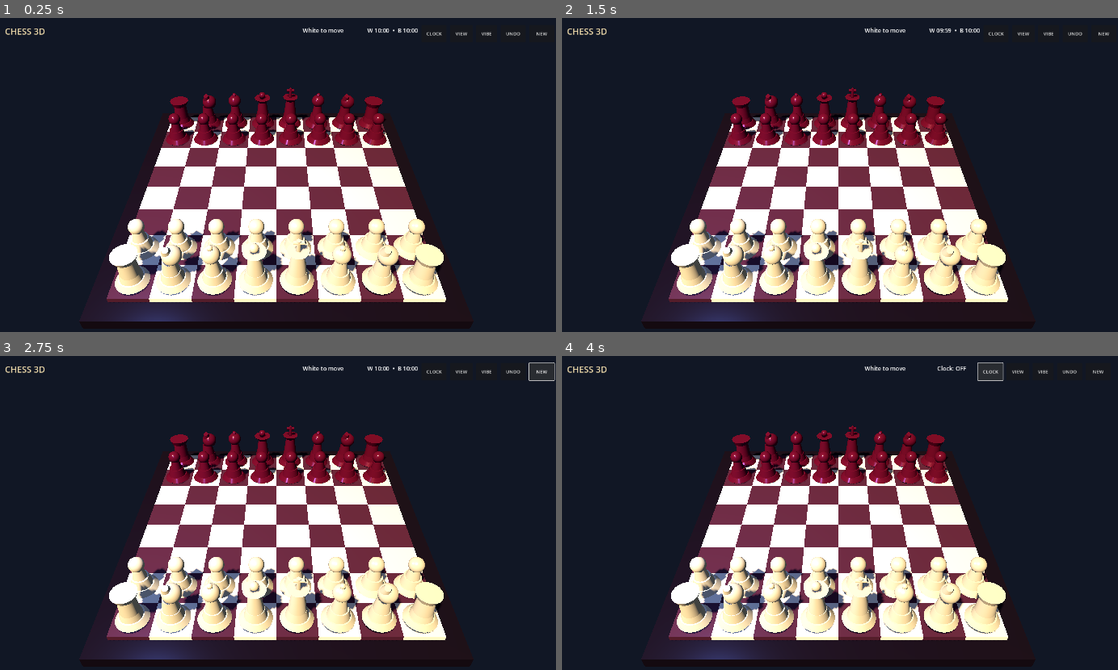
Above: before the commit, frames 1-4 (two rows, left to right).
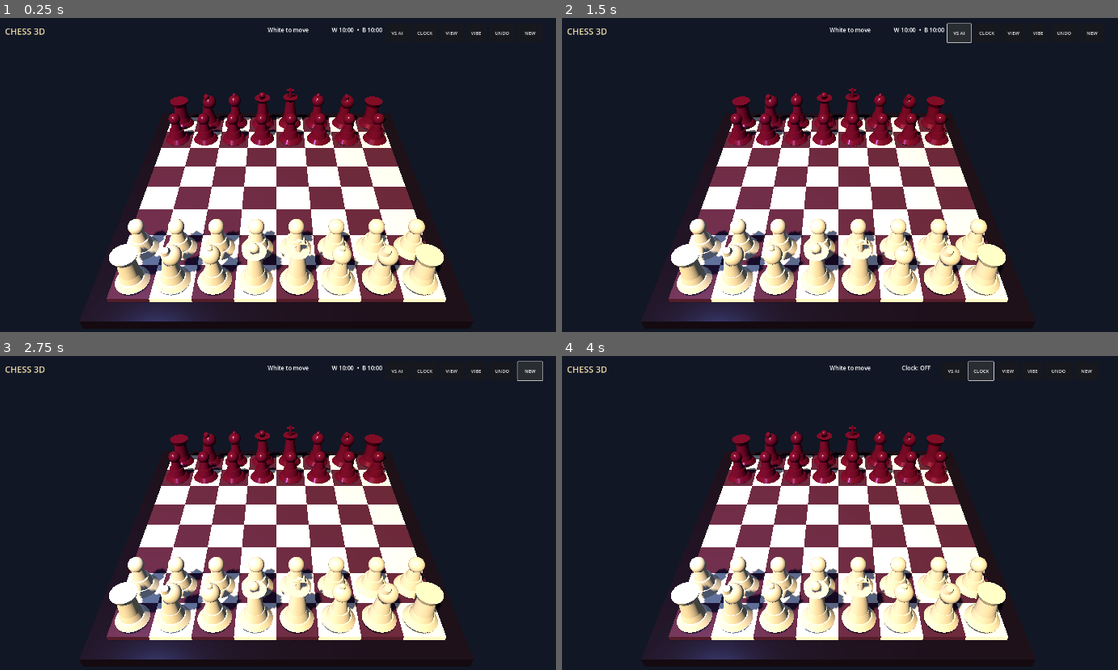
Above: after the commit, the same moments.

Repository: redxbox/chess-3d
Game: Godot game, scene res://src/main/main.tscn
Same seed, same stepped clock (60 frames per second), same inputs: the game is played once before the commit and once after it.
Inputs (mouse positions are in pixels of both pictures, inside the frame that each line leads up to):
- Up to frame 1 (0.25 s): no input
- Up to frame 2 (1.5 s): click (956, 33) at 0.5 s, where only the run after the commit has a clickable "VS AI"; click (956, 33) at 1.25 s, where only the run after the commit has a clickable "LOCAL"
- Up to frame 3 (2.75 s): click "NEW" at 2 s
- Up to frame 4 (4 s): click "NEW" at 2.75 s; click "CLOCK" at 3.5 s

The runs differ from the first frame. In frame 1, 0.4% of the frame differs, in the area x 48-99%, y 2-6%; in frame 2, 0.5%; in frame 3, 0.5%, in the area x 48-100%, y 1-8%; in frame 4, 0.5%.

Commit message:
Complete local touch mode and safe-area layout
Co-authored-by: arena-agent <297053741+arena-agent@users.noreply.github.com>

Diff:
--- a/src/main/main.gd
+++ b/src/main/main.gd
@@ -26,6 +26,8 @@
 var haptics_enabled := true
 var _status_label: Label
 var _clock_label: Label
+var _top_panel: HBoxContainer
+var _mode_button: Button
 var clock_enabled := true
 var white_time := 600.0
 var black_time := 600.0
@@ -44,6 +46,8 @@
 		game.reset()
 	_create_pieces()
 	_create_ui()
+	get_viewport().size_changed.connect(_apply_safe_area)
+	_apply_safe_area()
 	_update_status()
 
 
@@ -188,14 +192,11 @@
 
 
 func _create_ui() -> void:
-	var panel := HBoxContainer.new()
-	panel.add_theme_constant_override("separation", 12)
+	_top_panel = HBoxContainer.new()
+	var panel := _top_panel
+	panel.add_theme_constant_override("separation", 10)
 	$UI.add_child(panel)
 	panel.set_anchors_preset(Control.PRESET_TOP_RIGHT)
-	panel.offset_left = -870.0
-	panel.offset_top = 24.0
-	panel.offset_right = -20.0
-	panel.offset_bottom = 84.0
 
 	_status_label = Label.new()
 	_status_label.custom_minimum_size = Vector2(210, 50)
@@ -207,6 +208,12 @@
 	_clock_label.horizontal_alignment = HORIZONTAL_ALIGNMENT_CENTER
 	_clock_label.add_theme_font_size_override("font_size", 20)
 	panel.add_child(_clock_label)
+
+	_mode_button = Button.new()
+	_mode_button.text = "VS AI" if play_vs_ai else "LOCAL"
+	_mode_button.custom_minimum_size = Vector2(82, 48)
+	_mode_button.pressed.connect(_toggle_game_mode)
+	panel.add_child(_mode_button)
 
 	var clock_button := Button.new()
 	clock_button.text = "CLOCK"
@@ -308,6 +315,8 @@
 		ai_thinking = true
 		_update_status()
 		get_tree().create_timer(0.45).timeout.connect(_play_ai_move)
+	elif not play_vs_ai and game.result == "":
+		_flip_camera_for_local_turn()
 
 
 func _play_ai_move() -> void:
@@ -392,6 +401,28 @@
 func _format_time(seconds: float) -> String:
 	var total := maxi(0, ceili(seconds))
 	return "%02d:%02d" % [total / 60, total % 60]
+
+
+func _apply_safe_area() -> void:
+	if not is_instance_valid(_top_panel):
+		return
+	var window_size := Vector2(DisplayServer.window_get_size())
+	var viewport_size := get_viewport().get_visible_rect().size
+	var safe := DisplayServer.get_display_safe_area()
+	var scale_x := viewport_size.x / maxf(window_size.x, 1.0)
+	var scale_y := viewport_size.y / maxf(window_size.y, 1.0)
+	var right_inset := maxf(20.0, (window_size.x - safe.end.x) * scale_x + 20.0)
+	var top_inset := maxf(20.0, safe.position.y * scale_y + 20.0)
+	_top_panel.offset_left = -970.0 - right_inset
+	_top_panel.offset_top = top_inset
+	_top_panel.offset_right = -right_inset
+	_top_panel.offset_bottom = top_inset + 64.0
+
+
+func _toggle_game_mode() -> void:
+	play_vs_ai = not play_vs_ai
+	_mode_button.text = "VS AI" if play_vs_ai else "LOCAL"
+	_new_game()
 
 
 func _toggle_clock() -> void:
@@ -474,6 +505,7 @@
 
 func _new_game() -> void:
 	game.reset()
+	camera_rig.rotation.y = 0.0
 	white_time = 600.0
 	black_time = 600.0
 	ai_thinking = false
@@ -599,6 +631,13 @@
 	camera_rig.rotation.y = wrapf(camera_rig.rotation.y, -PI, PI)
 
 
+func _flip_camera_for_local_turn() -> void:
+	var target_yaw := 0.0 if game.turn == ChessRules.WHITE else PI
+	var tween := create_tween()
+	tween.set_trans(Tween.TRANS_CUBIC).set_ease(Tween.EASE_IN_OUT)
+	tween.tween_property(camera_rig, "rotation:y", target_yaw, 0.55)
+
+
 func _reset_camera() -> void:
 	var tween := create_tween().set_parallel(true)
 	tween.set_trans(Tween.TRANS_CUBIC).set_ease(Tween.EASE_OUT)
Not shown, changed: export_presets.cfg
Not shown, changed: .github/workflows/ci.yml
